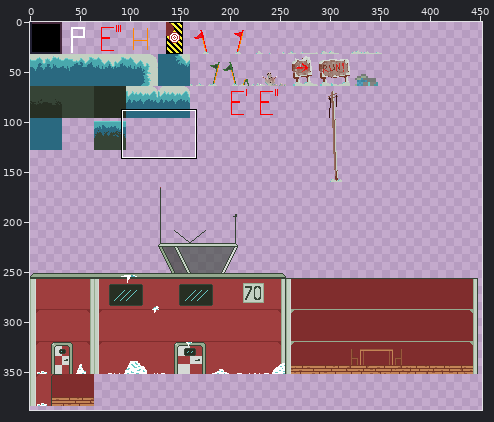
Sprite sheet, stored at core/assets/spritesheet/spritesheet.png. The picture above shows the old version from afar; the outline marks the close-up.
Close-up. The starting point:
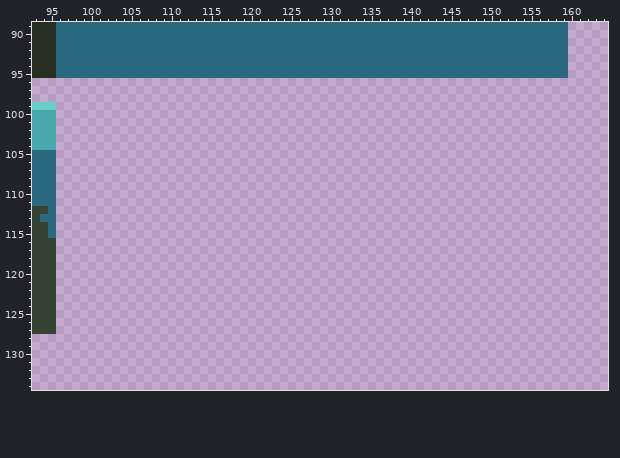
The file is 512x512 pixels. Colours within 5 levels of each other are drawn and written as one. Shown: x 93..164, y 89..134. The wide view leaves out empty margins.
The result:
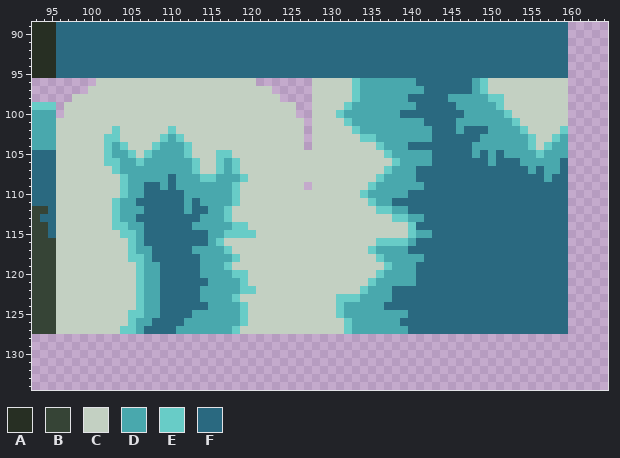
Palette (. is transparent): A #272f23  B #364436  C #c3d0c2  D #49a8ad  E #68ccc7  F #2a6980
The edit:
Changed rows in their new state; - is an unchanged pixel.
first column x 96:
 96 -----CCCCCCCCCCCCCCCCCCCC-------CCCCCEDDDDDDDFFFFFFFDECCCCCCCCCC
 97 ----CCCCCCCCCCCCCCCCCCCCCCC-----CCCCCEDDDDDDDDFFFFFFDECCCCCCCCCC
 98 --CCCCCCCCCCCCCCCCCCCCCCCCCC----CCCCCEDDDDDDFFFFFDDDDDEECCCCCCCC
 99 -CCCCCCCCCCCCCCCCCCCCCCCCCCCCC--CCCCEDDDDDDDDFFFFFDDDDDECCCCCCCC
100 -CCCCCCCCCCCCCCCCCCCCCCCCCCCCC--CCCEDDDDDDDFFFFFFFFDDDDDECCCCCCC
101 CCCCCCCCCCCCCCCCCCCCCCCCCCCCCCC-CCCCEDDDDDDDDDFFFFDDDDDDDECCCCCC
102 CCCCCCCECCCCCCECCCCCCCCCCCCCCCC-CCCCCEDDDDDDDDDFFFDFFFDDDDECCCCE
103 CCCCCCEECCCCCEDECCCCCCCCCCCCCCC-CCCCCCEEDDDDDDDFFFFFFDDDDDDECCED
104 CCCCCCEDECCCEDDDECCCCCCCCCCCCCC-CCCCCCCCEDDDFFFFFFFFDDDDDDDECEDD
105 CCCCCCEDDECEDDDDECCCEECCCCCCCCCCCCCCCCCCCEDDDDDFFFFFDFDFDDDDEDDD
106 CCCCCCEEDDEDDDDDDECCEDECCCCCCCCCCCCCCCCCCCEDDDDFFFFFFFDFFFDDDDDF
107 CCCCCCCEDDDDDDDDDECCEDECCCCCCCCCCCCCCCCCCEDDDFFFFFFFFFFFFFFDFDDF
108 CCCCCCCCEDDDDDFDDDEEDDDECCCCCCCCCCCCCCCCEDDDDFFFFFFFFFFFFFFFFDFF
109 CCCCCCCCEDDFFDFDDDDDDDECCCCCCCC-CCCCCCCEDDDDDDFFFFFFFFFFFFFFFFFF
110 CCCCCCCCEDDFFFFFDDDDDDECCCCCCCCCCCCCCCEDDDDDFFFFFFFFFFFFFFFFFFFF
111 CCCCCCCEDDFFFFFFDFDDDDECCCCCCCCCCCCCCCCEDDFFFFFFFFFFFFFFFFFFFFFF
112 CCCCCCCEDDDFFFFFDFFDDECCCCCCCCCCCCCCCCCCEEDDFFFFFFFFFFFFFFFFFFFF
113 CCCCCCCEDDFFFFFFFFDDDECCCCCCCCCCCCCCCCCCCCEEDDFFFFFFFFFFFFFFFFFF
114 CCCCCCCEEDDFFFFFFDDDDDEECCCCCCCCCCCCCCCCCCCCEFFFFFFFFFFFFFFFFFFF
115 CCCCCCCCEEDFFFFFFFFDDEEEECCCCCCCCCCCCCCCCCCCEDDFFFFFFFFFFFFFFFFF
116 CCCCCCCCCEDFFFFFFFFDECCCCCCCCCCCCCCCCCCCEEEEDFFFFFFFFFFFFFFFFFFF
117 CCCCCCCCCEDDFFFFFDDDDECCCCCCCCCCCCCCCCCEDDDDFFFFFFFFFFFFFFFFFFFF
118 CCCCCCCCCEEDFFFFFFDDDDECCCCCCCCCCCCCCCCCEDDDDDFFFFFFFFFFFFFFFFFF
119 CCCCCCCCCCEDDFFFFFDDDECCCCCCCCCCCCCCCCCCCEDDDFFFFFFFFFFFFFFFFFFF
120 CCCCCCCCCCEDDFFFFFDDDDEECCCCCCCCCCCCCCCCEDDDDFFFFFFFFFFFFFFFFFFF
121 CCCCCCCCCCEDDFFFFFFDDDDECCCCCCCCCCCCCCCEDDDDDFFFFFFFFFFFFFFFFFFF
122 CCCCCCCCCCEDDFFFFFDDDDDEECCCCCCCCCCCCCEDDDFFFFFFFFFFFFFFFFFFFFFF
123 CCCCCCCCCCEDDFFFFFDDDDECCCCCCCCCCCCEEEDDDDFFFFFFFFFFFFFFFFFFFFFF
124 CCCCCCCCCCEDDFFFFFFDDDDECCCCCCCCCCCEDDDDDFFFFFFFFFFFFFFFFFFFFFFF
125 CCCCCCCCCEEDDFFFFDDDDDDECCCCCCCCCCCEDDDDDDDDFFFFFFFFFFFFFFFFFFFF
126 CCCCCCCCCEDDFFFFDDDDDDDECCCCCCCCCCCCEDDDDDDFFFFFFFFFFFFFFFFFFFFF
127 CCCCCCCCEEDFFFFDDDDDDDECCCCCCCCCCCCCEDDDDDDDFFFFFFFFFFFFFFFFFFFF
